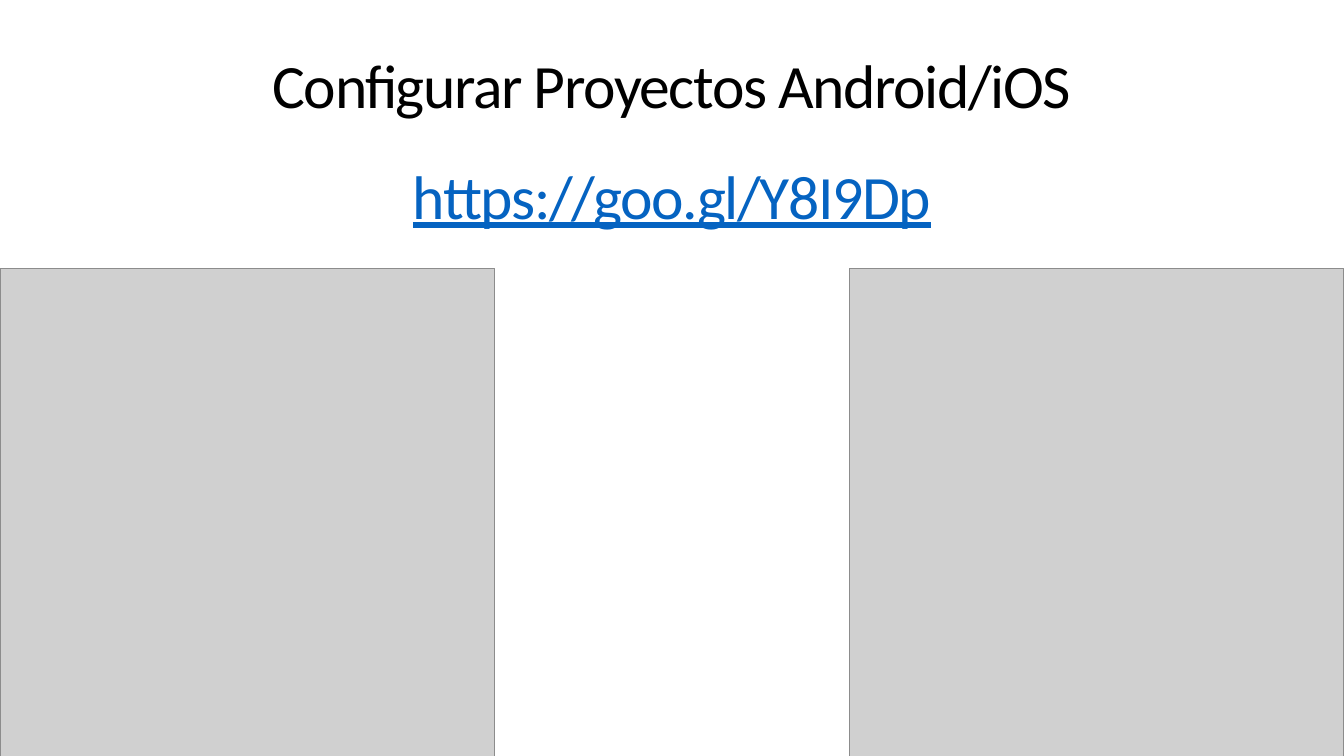
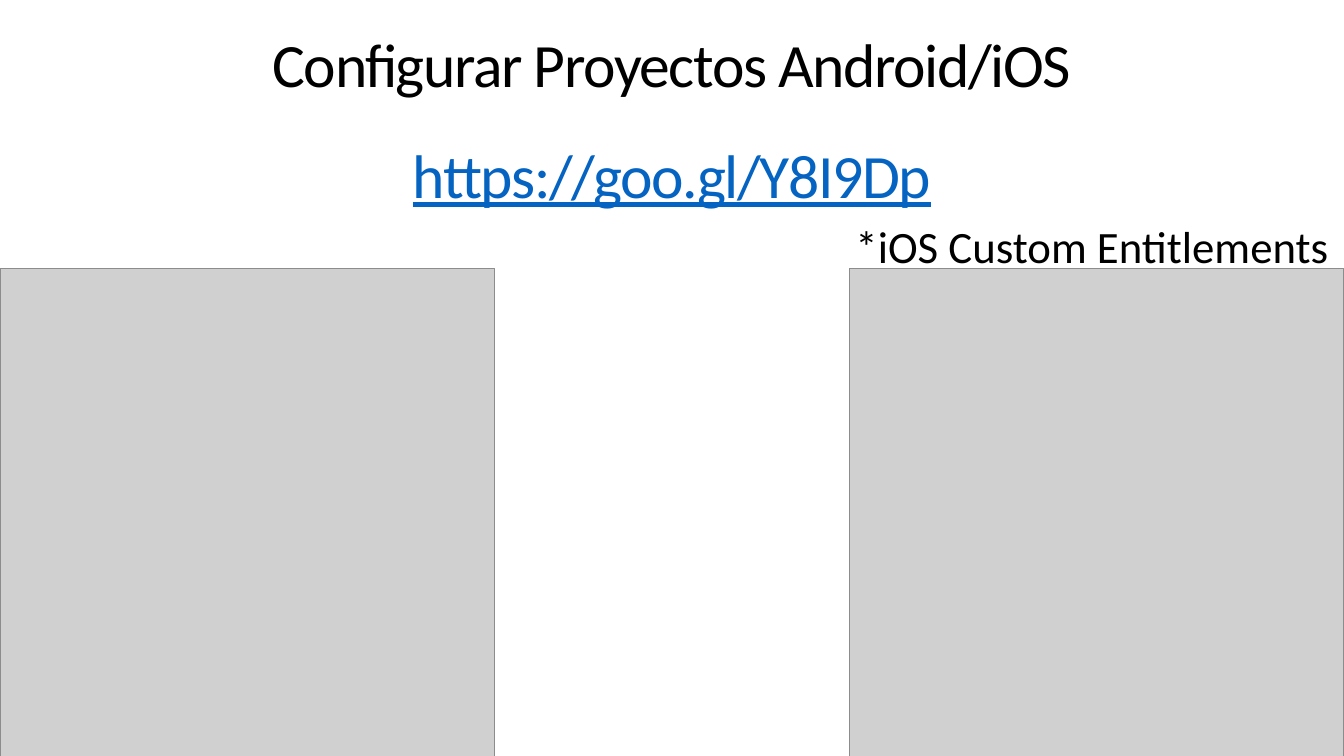
Before and after one commit to AlejandroRuiz/XamarinFormsFacebook, a slide deck: slide 11 of Slides/XamarinForms+Facebook.pptx. Drawn at 1344x756 pixels with LibreOffice and Linux fonts; fonts in the diff are those of the drawing; grey boxes stand for pictures. Boxes give left, top, right and bottom in pixels: in the first picture for what was removed or moved away, otherwise in the second. Text is boxed around its words. In the diff, an @@ line names an element or a change of style, - is before the commit and + after.

Commit message:
Slides & AndroidKeyCommand file Added

```diff
--- a/Slides/XamarinForms+Facebook.pptx
+++ b/Slides/XamarinForms+Facebook.pptx
@@ text "Configurar Proyectos Android/iOS": place and size @@
-text "Configurar Proyectos Android/iOS" at bbox=[273, 65, 1071, 230]
+text "Configurar Proyectos Android/iOS" at bbox=[273, 44, 1071, 209]
@@ text added at bbox=[855, 231, 1328, 275], 32 pt, text #000000 @@
+*iOS Custom Entitlements
```
Also in this commit, not shown: 1 other file.
